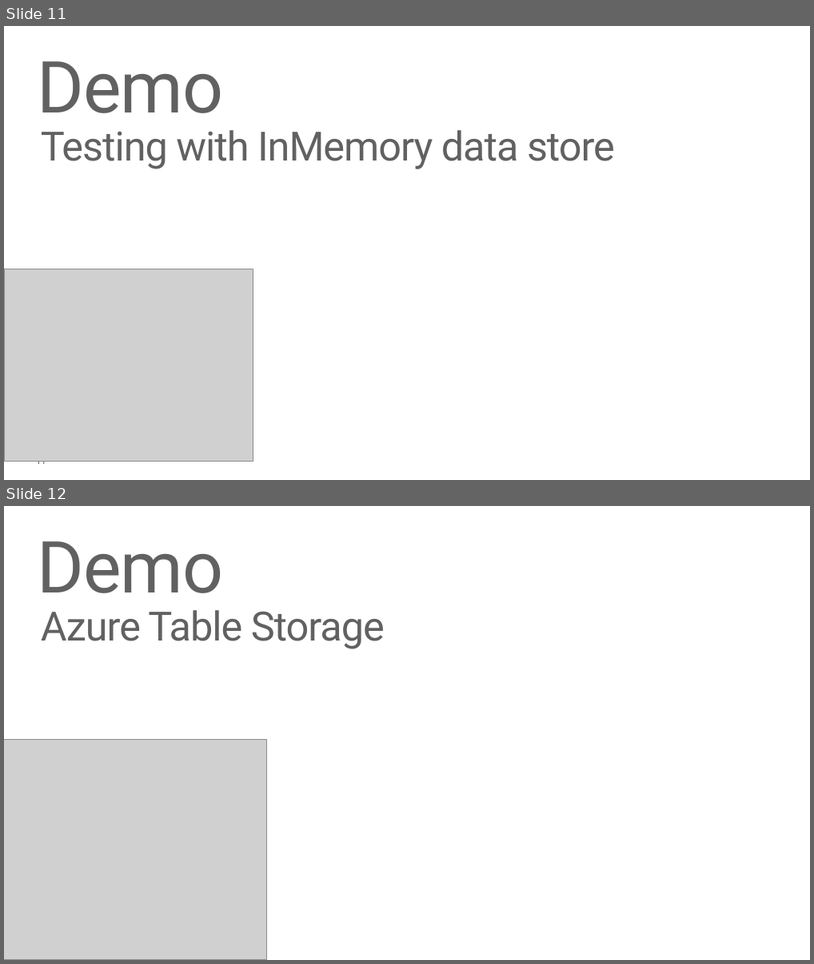
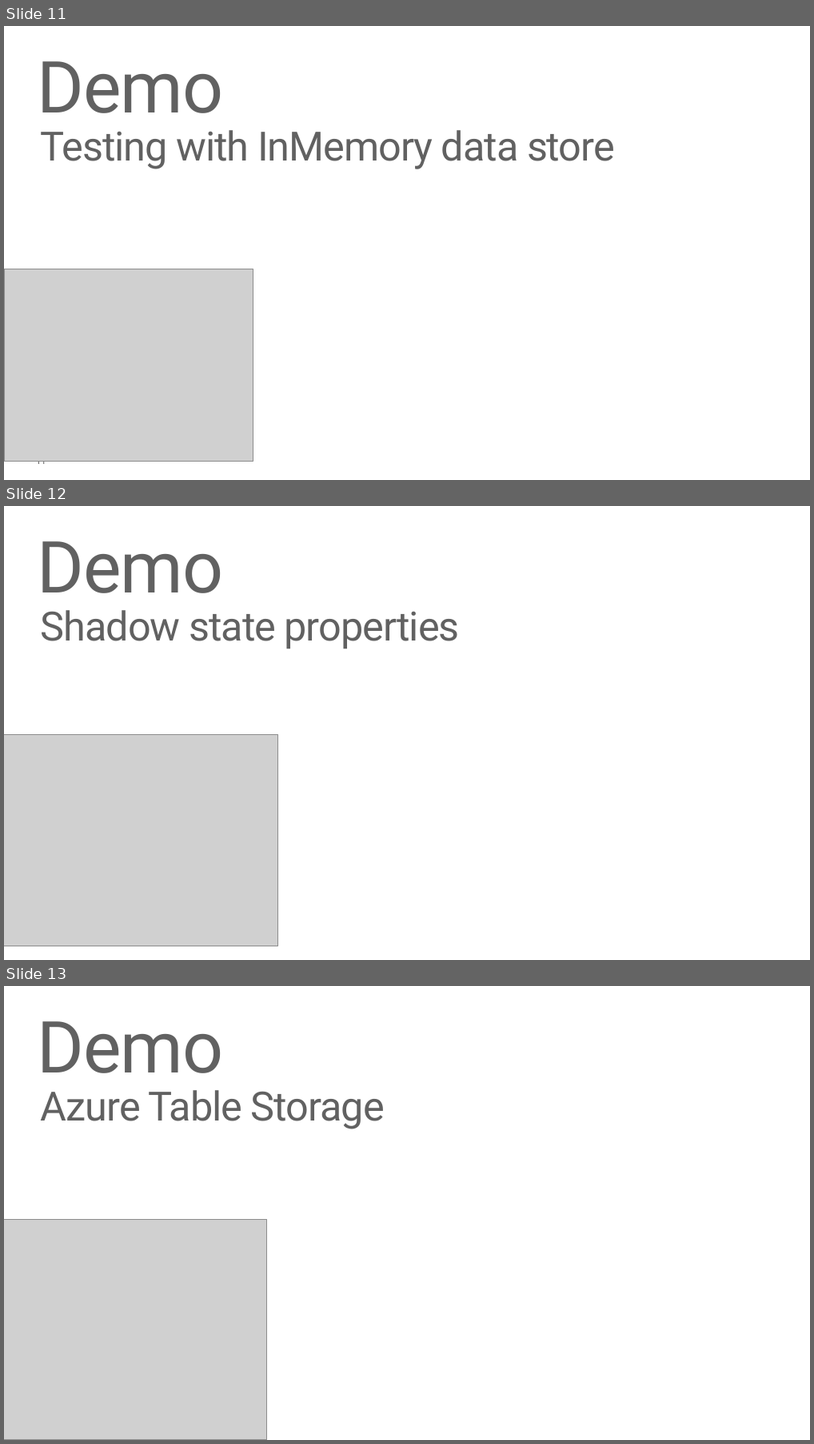
Before and after one commit to rowanmiller/Demo-EF7, a slide deck: EntityFramework7.pptx. Shown one above the other, each under a label of ours: slides 11 and 12 before the commit, slides 11, 12 and 13 after it. The pictures are 814x964 and 814x1444 pixels, drawn with LibreOffice and Linux fonts; fonts in the diff are those of the drawing; grey boxes stand for pictures. Boxes give left, top, right and bottom in pixels: in the first picture for what was removed or moved away, otherwise in the second. Text is boxed around its words. In the diff, an @@ line names an element or a change of style, - is before the commit and + after.

Commit message:
Adding shadow state demo to deck

```diff
--- a/EntityFramework7.pptx
+++ b/EntityFramework7.pptx
@@ slide 12 added at [4,506,810,960], background #FFFFFF; not listed: 1 template element that a slide beside it also shows @@
@@ title added at [38,541,224,593], 64 pt, text #616161 @@
+Demo
@@ text added at [41,610,460,648], 36 pt, text #616161 @@
+Shadow state properties
@@ picture added at [4,734,278,945] @@
@@ what was slide 12 is now slide 13 @@
```
